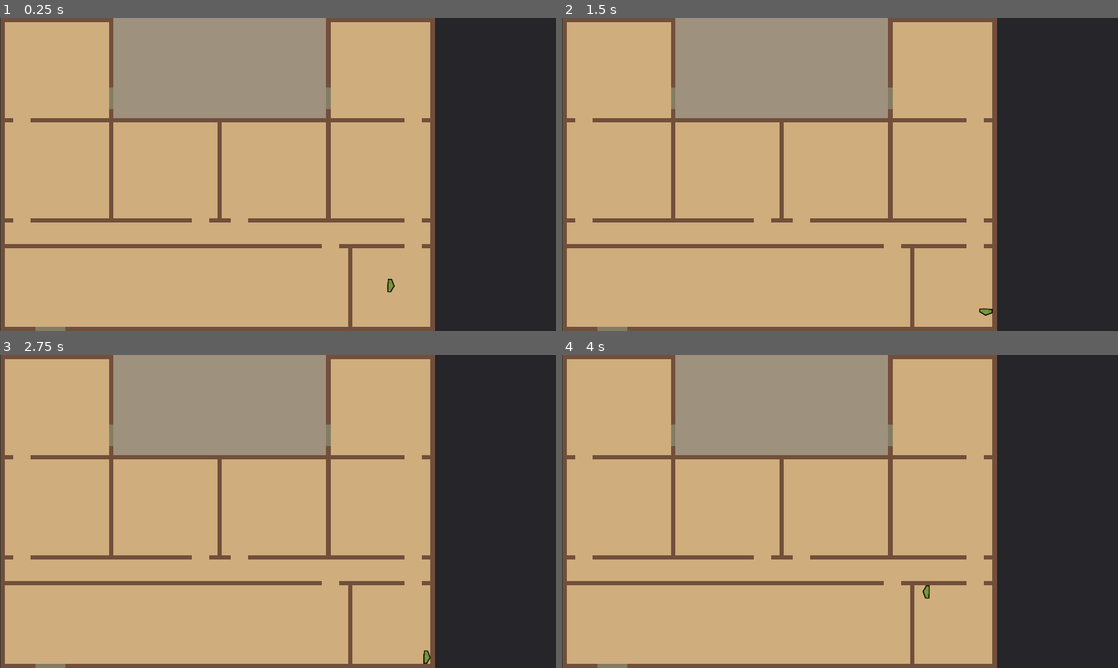
Above: before the commit, frames 1-4 (two rows, left to right).
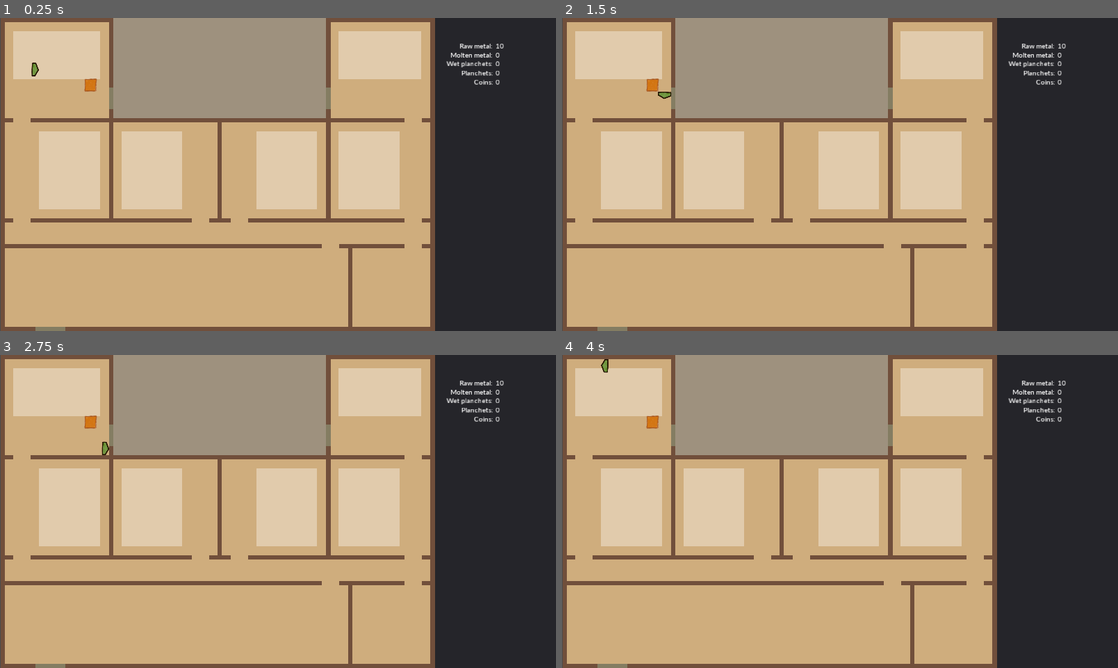
Above: after the commit, the same moments.

Repository: lmbarros/LD44-Minter
Game: Godot game, scene res://screens/GameScreen.tscn
Same seed, same stepped clock (60 frames per second), same inputs: the game is played once before the commit and once after it.
Inputs:
- Up to frame 1 (0.25 s): no input
- Up to frame 2 (1.5 s): tap Enter at 0.5 s; hold Right (right) 0.53-1.28 s; tap Space at 1.25 s; hold Down (down) from 1.28 s (still down)
- Up to frame 3 (2.75 s): tap Enter at 2 s; release Down (down) at 2.03 s; hold Right (right) from 2.03 s (still down)
- Up to frame 4 (4 s): tap Space at 2.75 s; release Right (right) at 2.78 s; hold Up (up) 2.78-3.53 s; hold Left (left) from 3.53 s (still down)

The runs differ from the first frame. In frame 1, 16% of the frame differs, in the area x 0-91%, y 0-100%; in frame 2, 16%; in frame 3, 16%; in frame 4, 16%.

Commit message:
Working on the mint and mintage

Diff:
--- /dev/null
+++ b/src/fonts/text-regular.tres
@@ -0,0 +1,7 @@
+[gd_resource type="DynamicFont" load_steps=2 format=2]
+
+[ext_resource path="res://fonts/lato-regular.ttf" type="DynamicFontData" id=1]
+
+[resource]
+use_filter = true
+font_data = ExtResource( 1 )
--- /dev/null
+++ b/src/fonts/text-semibold.tres
@@ -0,0 +1,7 @@
+[gd_resource type="DynamicFont" load_steps=2 format=2]
+
+[ext_resource path="res://fonts/lato-semibold.ttf" type="DynamicFontData" id=1]
+
+[resource]
+use_filter = true
+font_data = ExtResource( 1 )
--- a/src/project.godot
+++ b/src/project.godot
@@ -8,9 +8,14 @@
 
 config_version=4
 
-_global_script_classes=[  ]
+_global_script_classes=[ {
+"base": "Node",
+"class": "GameState",
+"language": "GDScript",
+"path": "res://scripts/GameState.gd"
+} ]
 _global_script_class_icons={
-
+"GameState": ""
 }
 
 [application]
@@ -19,6 +24,10 @@
 run/main_scene="res://screens/GameScreen.tscn"
 boot_splash/image="res://splash.png"
 config/icon="res://icon.png"
+
+[autoload]
+
+Globals="*res://scripts/Globals.gd"
 
 [display]
 
--- /dev/null
+++ b/src/scenes/Mintage.gd
@@ -0,0 +1,46 @@
+extends Node2D
+
+enum State { RAW_METAL, MOLTEN_METAL, WET_PLANCHET, PLANCHET, COIN }
+
+const WORK_FOR_NEXT_STATE := 1.0
+
+var state: int = State.RAW_METAL
+
+# How much this must be worked to get to the next state
+var workForNextState: float = WORK_FOR_NEXT_STATE
+
+# Do a given amount of work on this "coinage thing" so that it eventually gets
+# to its next state.
+func work(amount: float) -> void:
+	# Alrady a coin, there is no next state
+	if state == State.COIN:
+		return
+
+	workForNextState -= amount
+	if workForNextState >= 0:
+		match state:
+			State.RAW_METAL:
+				turnIntoMoltenMetal()
+			State.MOLTEN_METAL:
+				turnIntoWetPlanchet()
+			State.WET_PLANCHET:
+				turnIntoPlanchet()
+			State.PLANCHET:
+				turnIntoCoin()
+
+
+func turnIntoMoltenMetal() -> void:
+	workForNextState = WORK_FOR_NEXT_STATE
+	$Sprite.texture = "res://gfx/molten-metal.png"
+
+func turnIntoWetPlanchet() -> void:
+	workForNextState = WORK_FOR_NEXT_STATE
+	$Sprite.texture = "res://gfx/wet-planchet.png"
+
+func turnIntoPlanchet() -> void:
+	workForNextState = WORK_FOR_NEXT_STATE
+	$Sprite.texture = "res://gfx/planchet.png"
+
+func turnIntoCoin() -> void:
+	workForNextState = WORK_FOR_NEXT_STATE
+	$Sprite.texture = "res://gfx/coin.png"
--- /dev/null
+++ b/src/scenes/Mintage.tscn
@@ -0,0 +1,11 @@
+[gd_scene load_steps=3 format=2]
+
+[ext_resource path="res://scenes/Mintage.gd" type="Script" id=1]
+[ext_resource path="res://gfx/raw-metal.png" type="Texture" id=2]
+
+[node name="Mintage" type="Node2D"]
+script = ExtResource( 1 )
+
+[node name="Sprite" type="Sprite" parent="."]
+scale = Vector2( 0.5, 0.5 )
+texture = ExtResource( 2 )
--- /dev/null
+++ b/src/screens/GameScreen.gd
@@ -0,0 +1,4 @@
+extends Node2D
+
+func _ready():
+	Globals.initGameState()
--- a/src/screens/GameScreen.tscn
+++ b/src/screens/GameScreen.tscn
@@ -1,14 +1,25 @@
-[gd_scene load_steps=4 format=2]
+[gd_scene load_steps=6 format=2]
 
-[ext_resource path="res://ui/GameUI.tscn" type="PackedScene" id=1]
-[ext_resource path="res://ui/Mint.tscn" type="PackedScene" id=2]
-[ext_resource path="res://characters/Player.tscn" type="PackedScene" id=3]
+[ext_resource path="res://screens/GameScreen.gd" type="Script" id=1]
+[ext_resource path="res://ui/GameUI.tscn" type="PackedScene" id=2]
+[ext_resource path="res://ui/Mint.tscn" type="PackedScene" id=3]
+[ext_resource path="res://scenes/Mintage.tscn" type="PackedScene" id=4]
+[ext_resource path="res://characters/Player.tscn" type="PackedScene" id=5]
 
 [node name="GameScreen" type="Node2D"]
+script = ExtResource( 1 )
 
-[node name="UI" parent="." instance=ExtResource( 1 )]
+[node name="UI" parent="." instance=ExtResource( 2 )]
 
-[node name="Mint" parent="UI" instance=ExtResource( 2 )]
+[node name="Mint" parent="UI" instance=ExtResource( 3 )]
 
-[node name="Player" parent="." instance=ExtResource( 3 )]
-position = Vector2( 900.518, 615.4 )
+[node name="Mintage" type="Node2D" parent="."]
+__meta__ = {
+"_edit_lock_": true
+}
+
+[node name="Mintage" parent="Mintage" instance=ExtResource( 4 )]
+position = Vector2( 209.068, 154.653 )
+
+[node name="Player" parent="." instance=ExtResource( 5 )]
+position = Vector2( 81.4297, 118.506 )
--- /dev/null
+++ b/src/scripts/GameState.gd
@@ -0,0 +1,8 @@
+extends Node
+class_name GameState
+
+var rawMetalStock := 10
+var moltenMetalStock := 0
+var wetPlanchetStock := 0
+var planchetStock := 0
+var coinStock := 0
--- /dev/null
+++ b/src/scripts/Globals.gd
@@ -0,0 +1,7 @@
+extends Node
+
+var gameState: GameState = null
+
+
+func initGameState() -> void:
+	gameState = GameState.new()
--- /dev/null
+++ b/src/ui/GameUI.gd
@@ -0,0 +1,8 @@
+extends Node2D
+
+func _process(delta):
+	$Panel/RawMetal/Count.text = str(Globals.gameState.rawMetalStock)
+	$Panel/MoltenMetal/Count.text = str(Globals.gameState.moltenMetalStock)
+	$Panel/WetPlanchets/Count.text = str(Globals.gameState.wetPlanchetStock)
+	$Panel/Planchets/Count.text = str(Globals.gameState.planchetStock)
+	$Panel/Coins/Count.text = str(Globals.gameState.coinStock)
--- a/src/ui/GameUI.tscn
+++ b/src/ui/GameUI.tscn
@@ -1,8 +1,96 @@
-[gd_scene format=2]
+[gd_scene load_steps=4 format=2]
+
+[ext_resource path="res://ui/GameUI.gd" type="Script" id=1]
+[ext_resource path="res://fonts/text-semibold.tres" type="DynamicFont" id=2]
+[ext_resource path="res://fonts/text-regular.tres" type="DynamicFont" id=3]
 
 [node name="GameUI" type="Node2D"]
+script = ExtResource( 1 )
 
 [node name="Panel" type="Panel" parent="."]
 margin_left = 1000.0
 margin_right = 1280.0
 margin_bottom = 720.0
+__meta__ = {
+"_edit_lock_": true
+}
+
+[node name="RawMetal" type="Label" parent="Panel"]
+margin_left = 13.0
+margin_top = 54.0
+margin_right = 135.0
+margin_bottom = 74.0
+custom_fonts/font = ExtResource( 2 )
+text = "Raw metal:"
+align = 2
+
+[node name="Count" type="Label" parent="Panel/RawMetal"]
+margin_left = 128.0
+margin_right = 218.0
+margin_bottom = 20.0
+custom_fonts/font = ExtResource( 3 )
+text = "0"
+
+[node name="MoltenMetal" type="Label" parent="Panel"]
+margin_left = 13.0
+margin_top = 75.0
+margin_right = 135.0
+margin_bottom = 95.0
+custom_fonts/font = ExtResource( 2 )
+text = "Molten metal:"
+align = 2
+
+[node name="Count" type="Label" parent="Panel/MoltenMetal"]
+margin_left = 128.0
+margin_right = 218.0
+margin_bottom = 20.0
+custom_fonts/font = ExtResource( 3 )
+text = "0"
+
+[node name="WetPlanchets" type="Label" parent="Panel"]
+margin_left = 13.0
+margin_top = 95.0
+margin_right = 135.0
+margin_bottom = 115.0
+custom_fonts/font = ExtResource( 2 )
+text = "Wet planchets:"
+align = 2
+
+[node name="Count" type="Label" parent="Panel/WetPlanchets"]
+margin_left = 128.0
+margin_right = 218.0
+margin_bottom = 20.0
+custom_fonts/font = ExtResource( 3 )
+text = "0"
+
+[node name="Planchets" type="Label" parent="Panel"]
+margin_left = 13.0
+margin_top = 116.0
+margin_right = 135.0
+margin_bottom = 136.0
+custom_fonts/font = ExtResource( 2 )
+text = "Planchets:"
+align = 2
+
+[node name="Count" type="Label" parent="Panel/Planchets"]
+margin_left = 128.0
+margin_right = 218.0
+margin_bottom = 20.0
+custom_fonts/font = ExtResource( 3 )
+text = "0"
+
+[node name="Coins" type="Label" parent="Panel"]
+margin_left = 13.0
+margin_top = 137.0
+margin_right = 135.0
+margin_bottom = 157.0
+custom_fonts/font = ExtResource( 2 )
+text = "Coins:"
+align = 2
+
+[node name="Count" type="Label" parent="Panel/Coins"]
+margin_left = 128.0
+margin_right = 218.0
+margin_bottom = 20.0
+custom_fonts/font = ExtResource( 3 )
+text = "0"
--- a/src/ui/Mint.tscn
+++ b/src/ui/Mint.tscn
@@ -3,15 +3,6 @@
 [ext_resource path="res://ui/mint-tileset.tres" type="TileSet" id=1]
 
 [node name="Mint" type="Node2D"]
-
-[node name="ColorRect" type="ColorRect" parent="."]
-margin_left = -1.50732
-margin_right = 998.493
-margin_bottom = 720.0
-color = Color( 0.211765, 0.227451, 0.192157, 1 )
-__meta__ = {
-"_edit_lock_": true
-}
 
 [node name="TileMap" type="TileMap" parent="."]
 position = Vector2( 1, 0 )
@@ -19,3 +10,45 @@
 cell_size = Vector2( 10, 10 )
 format = 1
 tile_data = PoolIntArray( 0, 0, 0, 1, 0, 0, 2, 0, 0, 3, 0, 0, 4, 0, 0, 5, 0, 0, 6, 0, 0, 7, 0, 0, 8, 0, 0, 9, 0, 0, 10, …(105797 unchanged characters)…
+
+[node name="InDepot" type="ColorRect" parent="."]
+margin_left = 30.0
+margin_top = 30.0
+margin_right = 230.0
+margin_bottom = 140.0
+color = Color( 1, 1, 1, 0.364706 )
+
+[node name="FurnaceDepot" type="ColorRect" parent="."]
+margin_left = 90.0
+margin_top = 260.0
+margin_right = 230.0
+margin_bottom = 440.0
+color = Color( 1, 1, 1, 0.364706 )
+
+[node name="DryingDepot" type="ColorRect" parent="."]
+margin_left = 280.0
+margin_top = 260.0
+margin_right = 420.0
+margin_bottom = 440.0
+color = Color( 1, 1, 1, 0.364706 )
+
+[node name="MoldingDepot" type="ColorRect" parent="."]
+margin_left = 590.0
+margin_top = 260.0
+margin_right = 730.0
+margin_bottom = 440.0
+color = Color( 1, 1, 1, 0.364706 )
+
+[node name="PressDepot" type="ColorRect" parent="."]
+margin_left = 780.0
+margin_top = 260.0
+margin_right = 920.0
+margin_bottom = 440.0
+color = Color( 1, 1, 1, 0.364706 )
+
+[node name="OutDepot" type="ColorRect" parent="."]
+margin_left = 780.0
+margin_top = 30.0
+margin_right = 970.0
+margin_bottom = 140.0
+color = Color( 1, 1, 1, 0.364706 )
Not shown, added: src/fonts/README-lato.txt
Binary file added: src/fonts/lato-regular.ttf
Binary file added: src/fonts/lato-semibold.ttf
Not shown, changed: README.md
Not shown, added: src/fonts/LICENSE-lato
